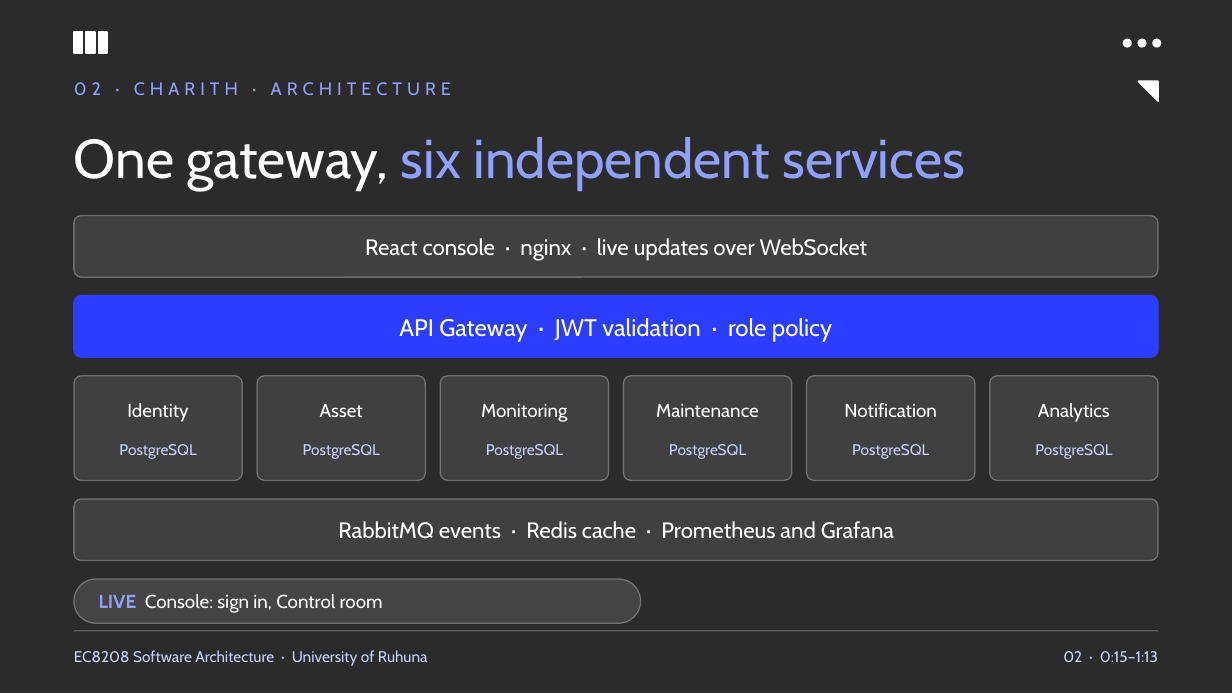
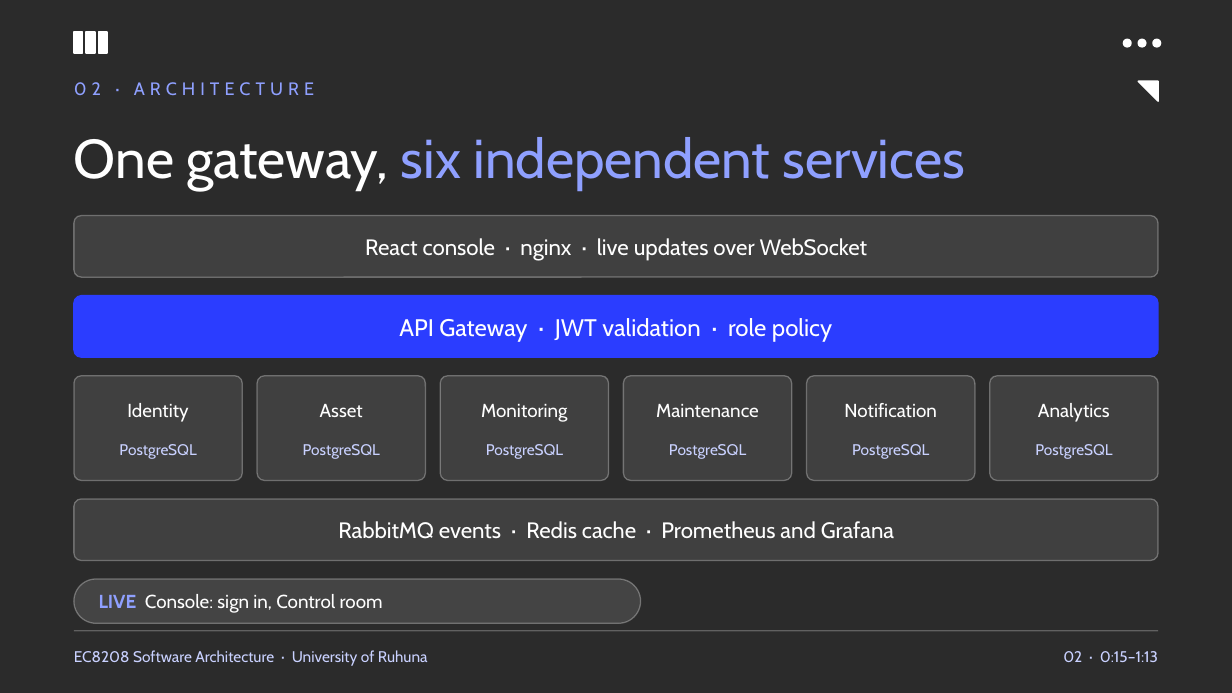
Before and after one commit to CharithManaujayaMUTEC/REOAGMS, a slide deck: slide 2 of deliverables/REOAGMS-Team-Presentation.pptx. Drawn at 1232x693 pixels with LibreOffice and Linux fonts; fonts in the diff are those of the drawing; background and template pictures are left out; a plain dark background stands for a picture behind light text. Boxes give left, top, right and bottom in pixels: in the first picture for what was removed or moved away, otherwise in the second. Text is boxed around its words. In the diff, an @@ line names an element or a change of style, - is before the commit and + after.

```diff
--- a/deliverables/REOAGMS-Team-Presentation.pptx
+++ b/deliverables/REOAGMS-Team-Presentation.pptx
@@ text at [74,82,314,96]: text changed @@
-02 · CHARITH · ARCHITECTURE
+02 · ARCHITECTURE
```
Also in this commit, not shown: 7 other slides changed, 1 other file.
